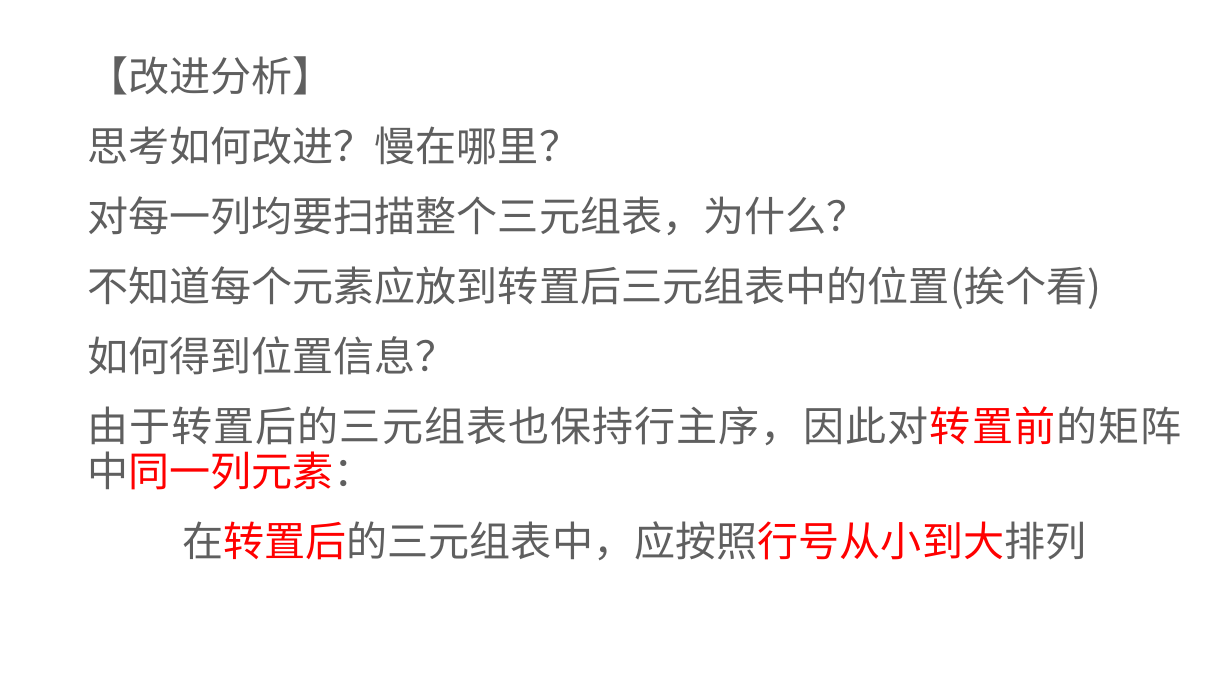
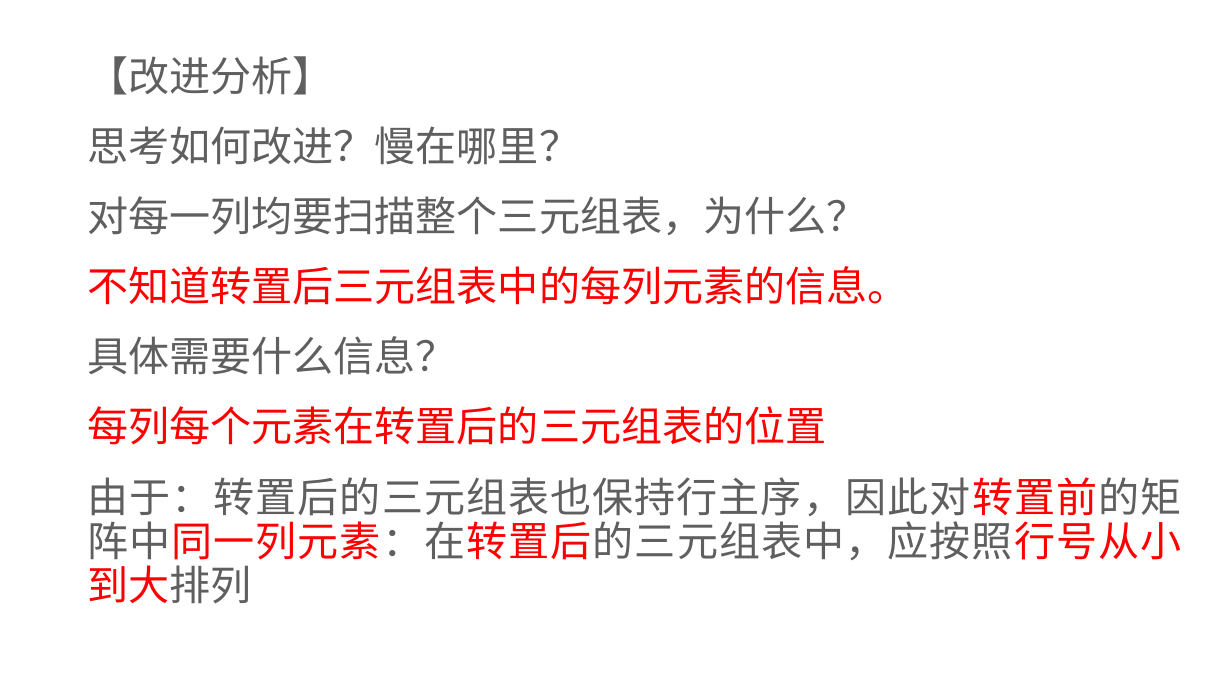
Before and after one commit to liupengyuan/Data_structure, a slide deck: slide 78 of 11.ppt (slide 77 before the commit). Drawn at 1232x693 pixels with LibreOffice and Linux fonts; fonts in the diff are those of the drawing. Boxes give left, top, right and bottom in pixels: in the first picture for what was removed or moved away, otherwise in the second. Text is boxed around its words. In the diff, an @@ line names an element or a change of style, - is before the commit and + after.

```diff
--- a/11.ppt
+++ b/11.ppt
@@ text at (87, 266, 1181, 604): text changed; text colour #5F5F5F to #FF0000 @@
-不知道每个元素应放到转置后三元组表中的位置(挨个看)
-如何得到位置信息？
-由于转置后的三元组表也保持行主序，因此对转置前的矩阵中同一列元素：
-在转置后的三元组表中，应按照行号从小到大排列
+不知道转置后三元组表中的每列元素的信息。
+具体需要什么信息？
+每列每个元素在转置后的三元组表的位置
+由于：转置后的三元组表也保持行主序，因此对转置前的矩阵中同一列元素：在转置后的三元组表中，应按照行号从小到大排列
```
Also in this commit, not shown: 10 other slides changed, 1 slide added.
